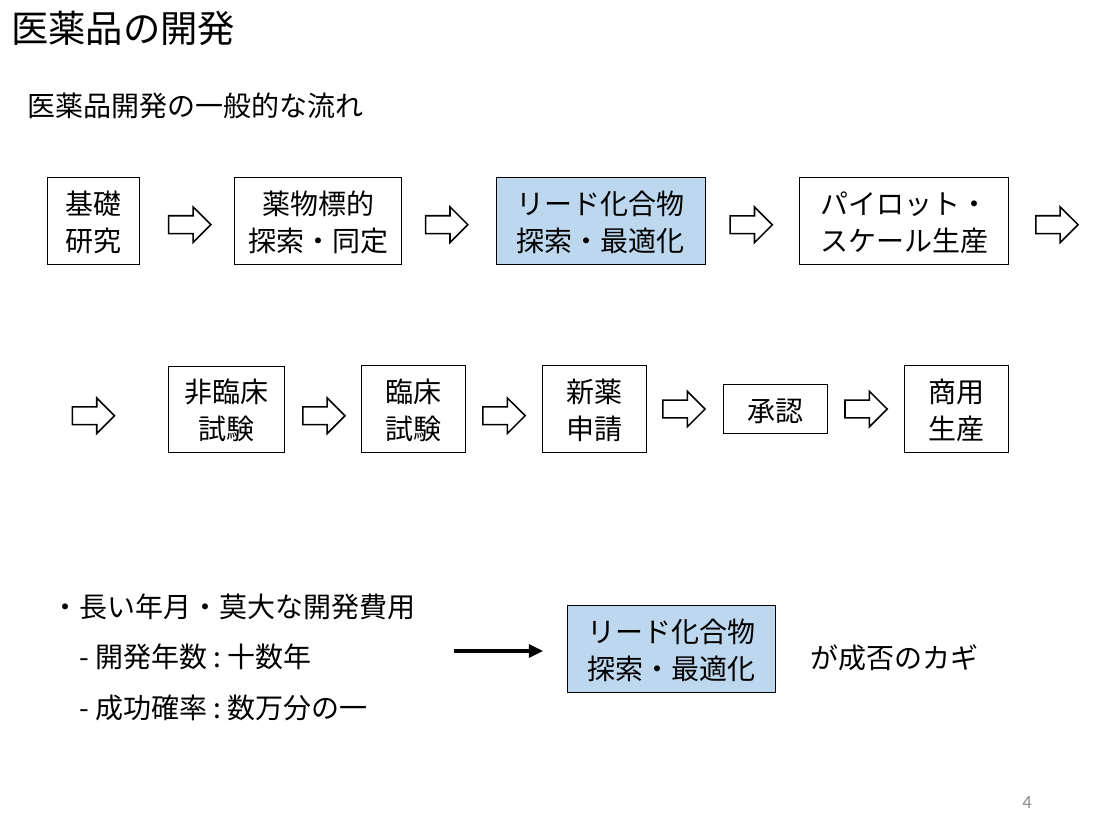
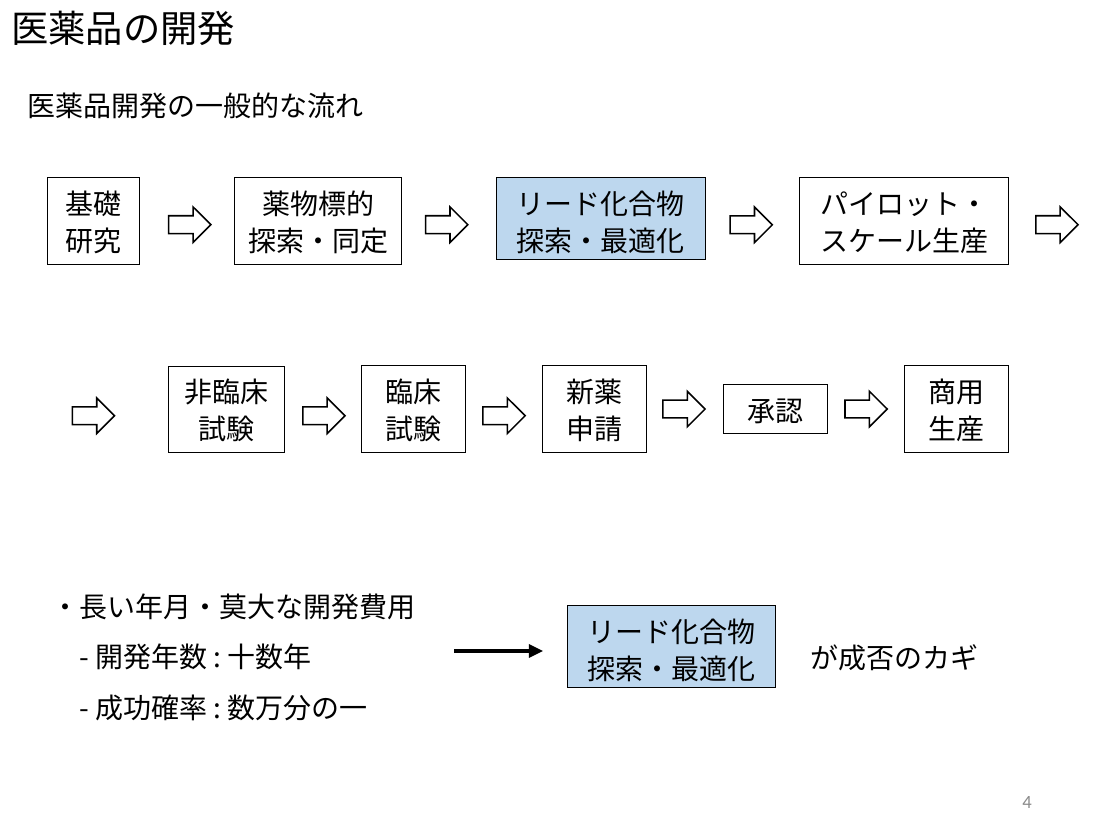
Before and after one commit to miya-dai/system_design, a slide deck: slide 4 of discussion/中間発表.pptx. Drawn at 1120x840 pixels with LibreOffice and Linux fonts; fonts in the diff are those of the drawing. Boxes give left, top, right and bottom in pixels: in the first picture for what was removed or moved away, otherwise in the second. Text is boxed around its words. In the diff, an @@ line names an element or a change of style, - is before the commit and + after.

```diff
--- a/discussion/中間発表.pptx
+++ b/discussion/中間発表.pptx
@@ rectangle "リード化合物": place and size @@
-rectangle "リード化合物" at (497,178,706,264)
+rectangle "リード化合物" at (497,178,706,260)
@@ rectangle "リード化合物": place and size @@
-rectangle "リード化合物" at (567,606,775,692)
+rectangle "リード化合物" at (567,606,775,688)
```
Also in this commit, not shown: 3 other slides changed.
